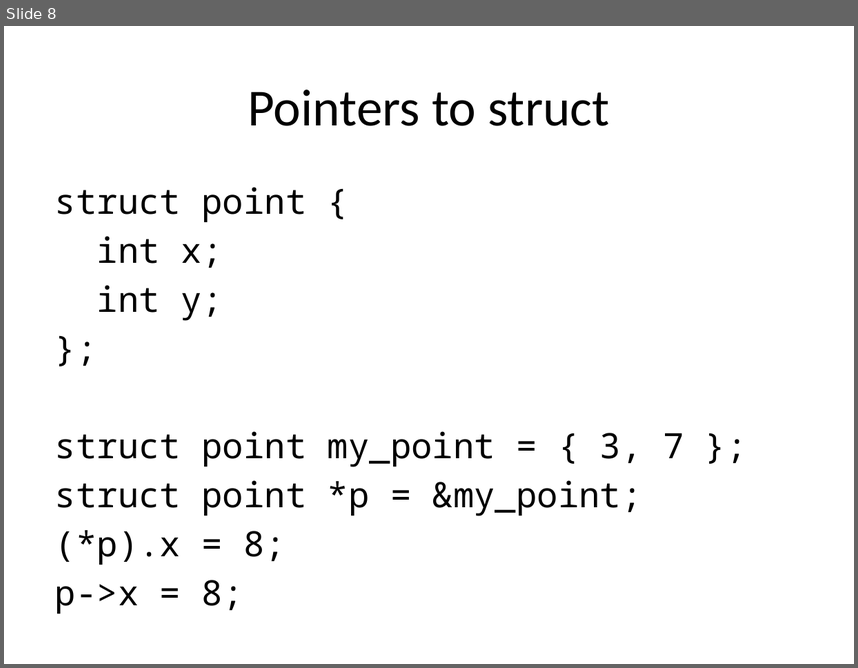
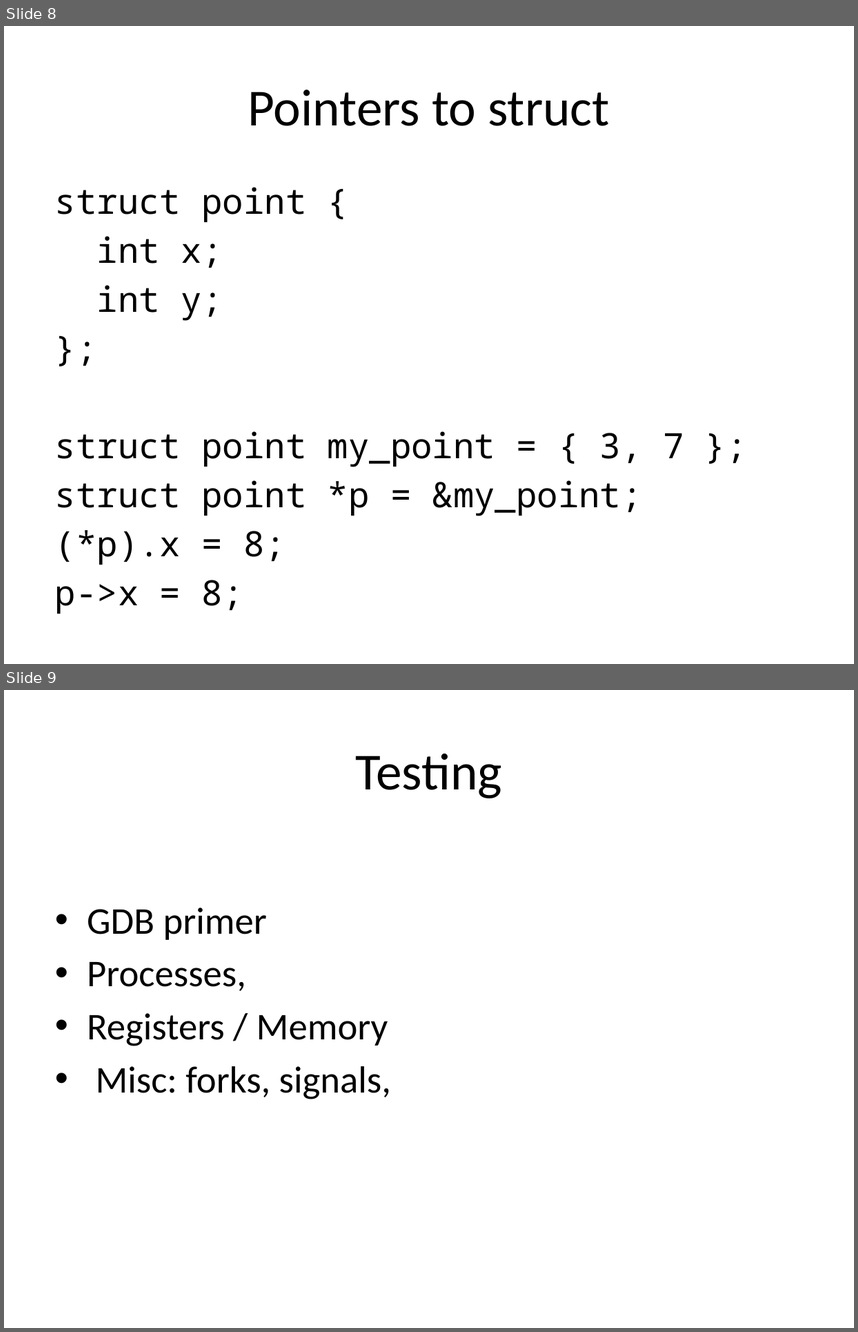
Before and after one commit to m0t/liatioan, a slide deck: slides.pptx. Shown one above the other, each under a label of ours: slide 8 before the commit, slides 8 and 9 after it. The pictures are 858x668 and 858x1332 pixels, drawn with LibreOffice and Linux fonts; fonts in the diff are those of the drawing. Boxes give left, top, right and bottom in pixels: in the first picture for what was removed or moved away, otherwise in the second. Text is boxed around its words. In the diff, an @@ line names an element or a change of style, - is before the commit and + after.

```diff
--- a/slides.pptx
+++ b/slides.pptx
@@ slide 9 added at bbox=[4, 690, 854, 1328], background #FFFFFF @@
@@ title added at bbox=[355, 753, 502, 798], 44 pt, text #000000 @@
+Testing
@@ text added at bbox=[87, 907, 391, 1099], 32 pt, text #000000 @@
+• GDB primer
+• Processes,
+• Registers / Memory
+• Misc: forks, signals,
```
Also in this commit, not shown: 1 slide changed, 3 other files.
